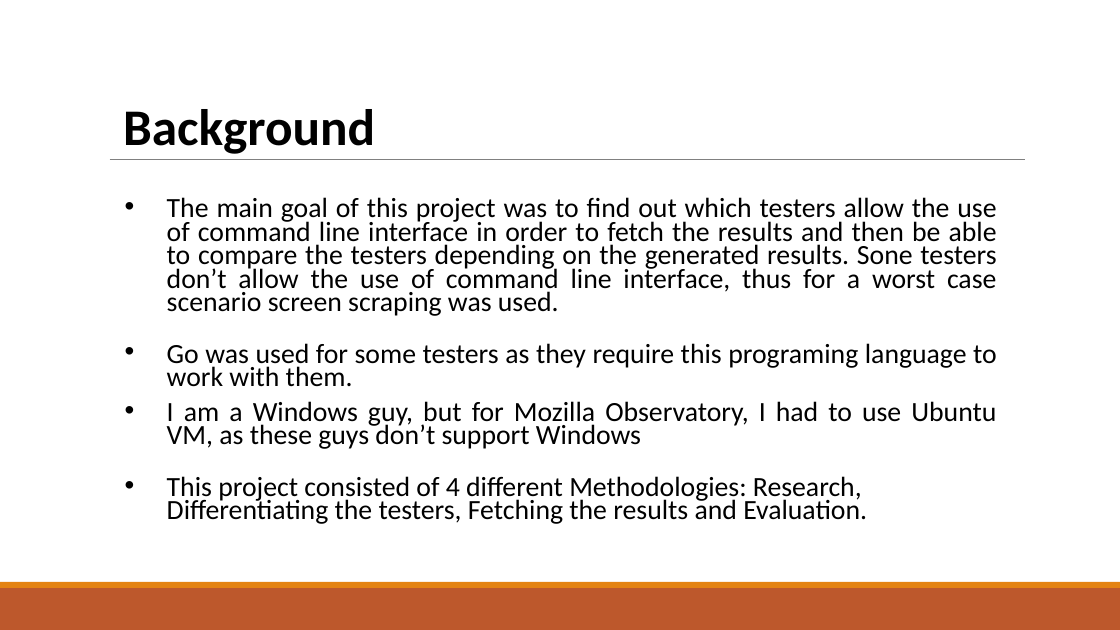
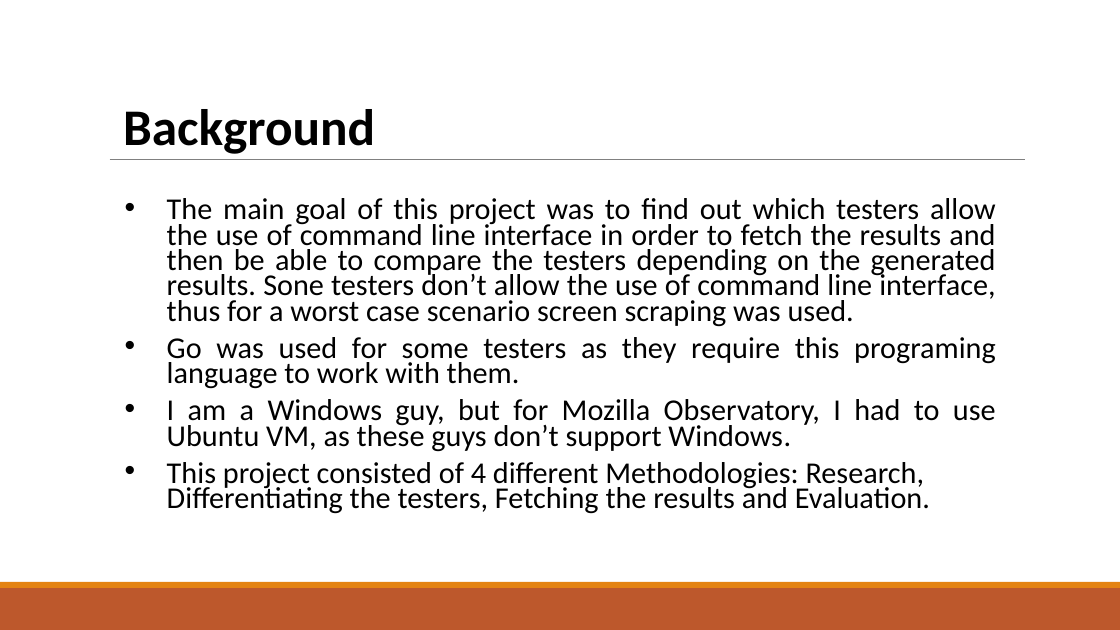
Before and after one commit to Fedchukhlib/4E2-Project, a slide deck: slide 3 of 4E1 HF-Project-Presentation.pptx. Drawn at 1120x630 pixels with LibreOffice and Linux fonts; fonts in the diff are those of the drawing. Boxes give left, top, right and bottom in pixels: in the first picture for what was removed or moved away, otherwise in the second. Text is boxed around its words. In the diff, an @@ line names an element or a change of style, - is before the commit and + after.

```diff
--- a/4E1 HF-Project-Presentation.pptx
+++ b/4E1 HF-Project-Presentation.pptx
@@ text at [167,198,996,514]: size 23.8 to 25.9 pt in "The main goal of this project was ...", "Go was used for some testers as ...", "This project consisted of 4 different Methodologies: ..." @@
@@ text at [167,399,996,452]: text changed; size 23.8 to 25.9 pt @@
-• I am a Windows guy, but for Mozilla Observatory, I had to use Ubuntu VM, as these guys don’t support Windows
+• I am a Windows guy, but for Mozilla Observatory, I had to use Ubuntu VM, as these guys don’t support Windows.
```
Also in this commit, not shown: 3 other slides changed, 1 slide removed.
